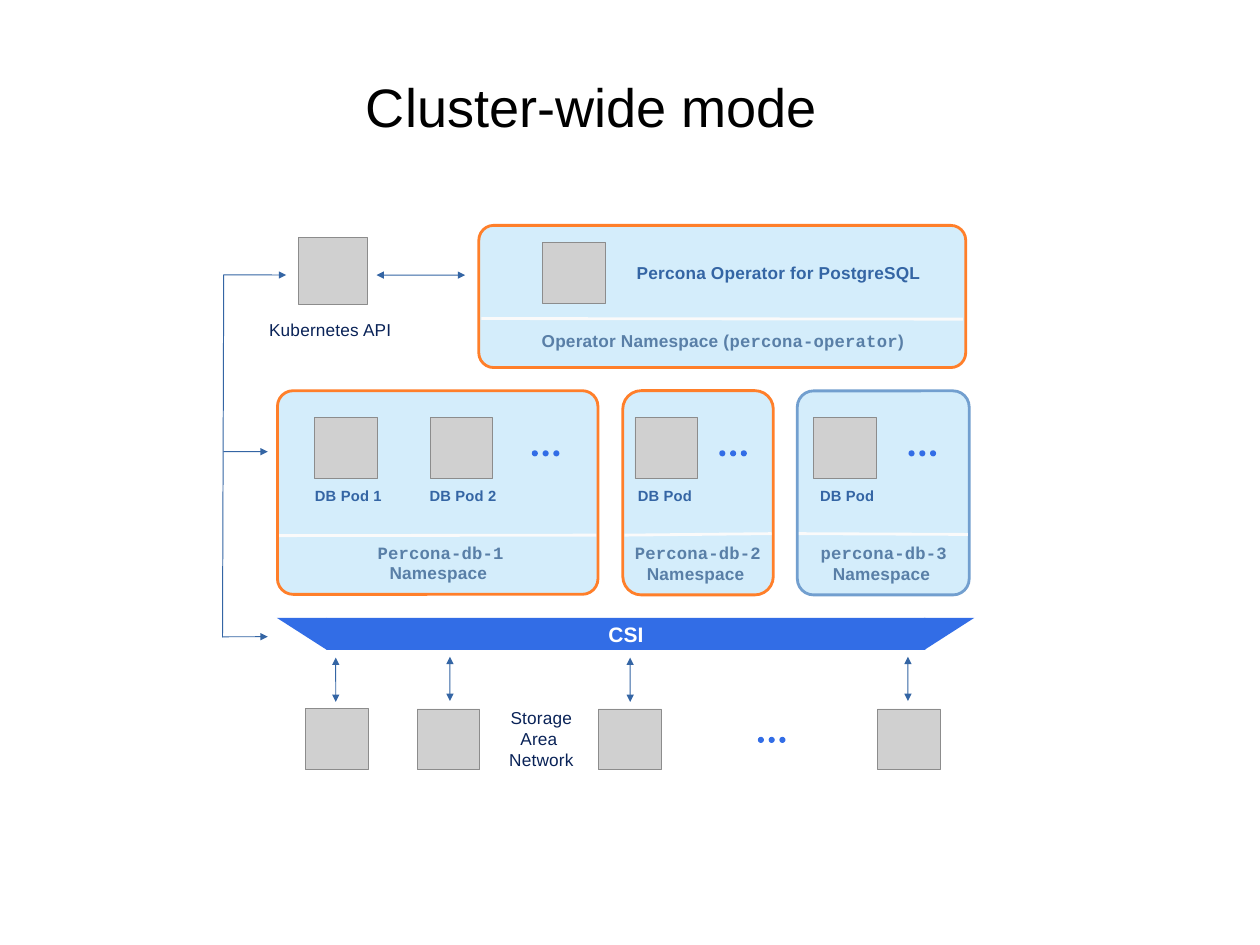
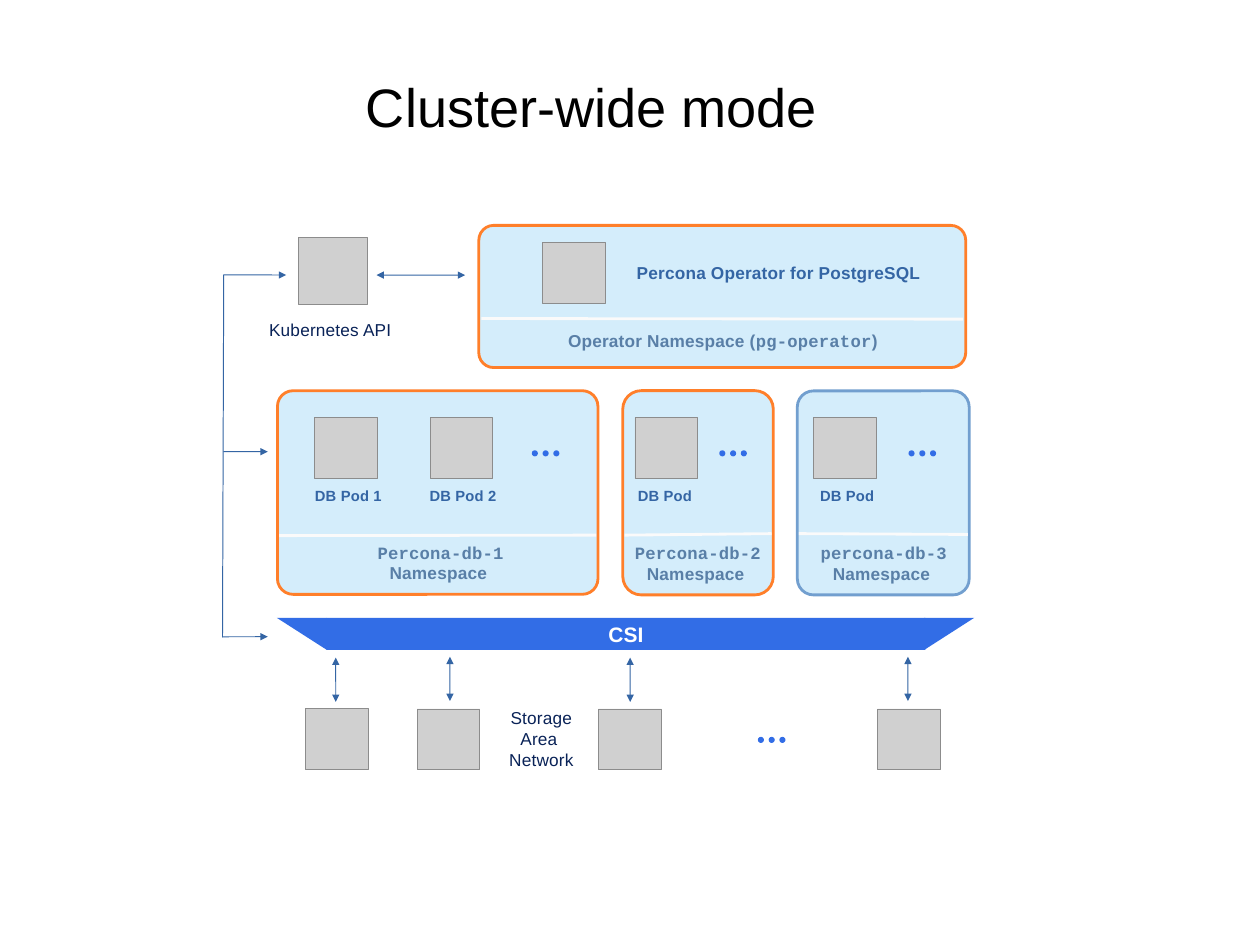
Before and after one commit to percona/k8spg-docs, a slide deck: slide 2 of docs/assets/images/sources/cluster-wide.odp. Drawn at 1260x945 pixels with LibreOffice and Linux fonts; fonts in the diff are those of the drawing; grey boxes stand for pictures. Boxes give left, top, right and bottom in pixels: in the first picture for what was removed or moved away, otherwise in the second. Text is boxed around its words. In the diff, an @@ line names an element or a change of style, - is before the commit and + after.

```diff
--- a/docs/assets/images/sources/cluster-wide.odp
+++ b/docs/assets/images/sources/cluster-wide.odp
@@ text at box(568, 334, 878, 351): text changed @@
-Operator Namespace (percona-operator)
+Operator Namespace (pg-operator)
```
Also in this commit, not shown: 7 other files.
